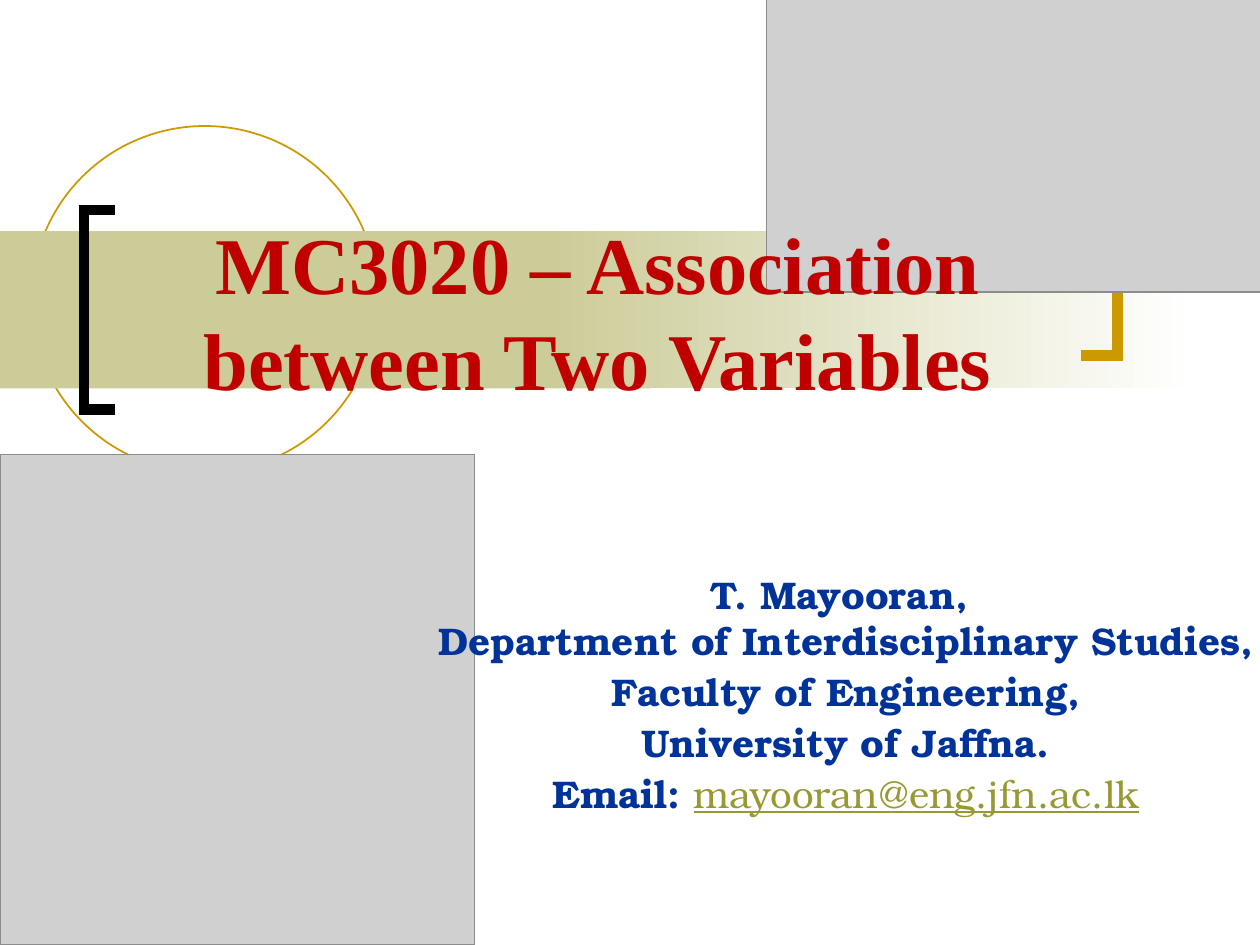
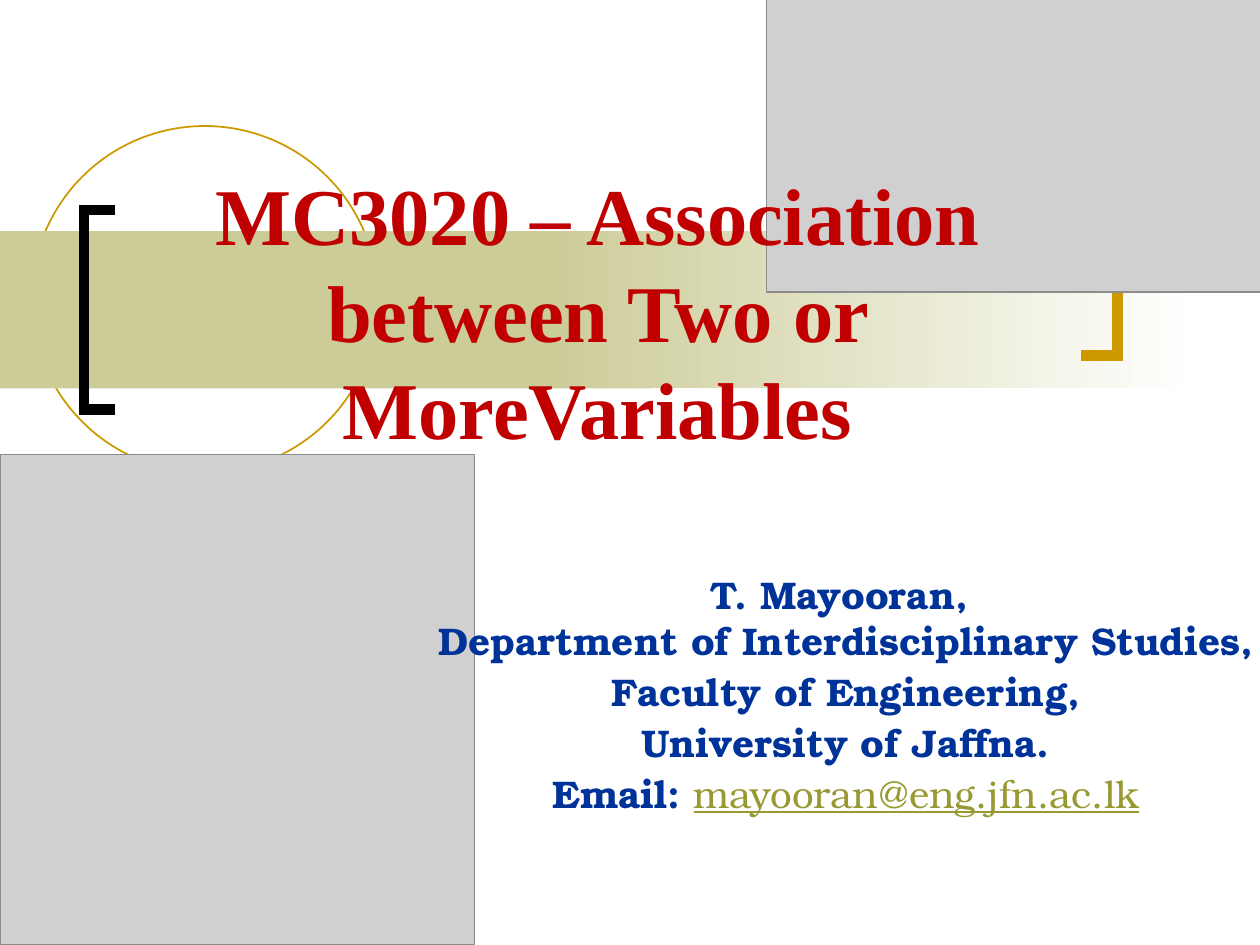
Before and after one commit to Mayooran1987/MC3020, a slide deck: slide 1 of Lect_6.pptx. Drawn at 1260x945 pixels with LibreOffice and Linux fonts; fonts in the diff are those of the drawing; grey boxes stand for pictures. Boxes give left, top, right and bottom in pixels: in the first picture for what was removed or moved away, otherwise in the second. Text is boxed around its words. In the diff, an @@ line names an element or a change of style, - is before the commit and + after.

```diff
--- a/Lect_6.pptx
+++ b/Lect_6.pptx
@@ title at [215,182,979,441]: text changed @@
-MC3020 – Association between Two Variables
+MC3020 – Association between Two or MoreVariables
```
